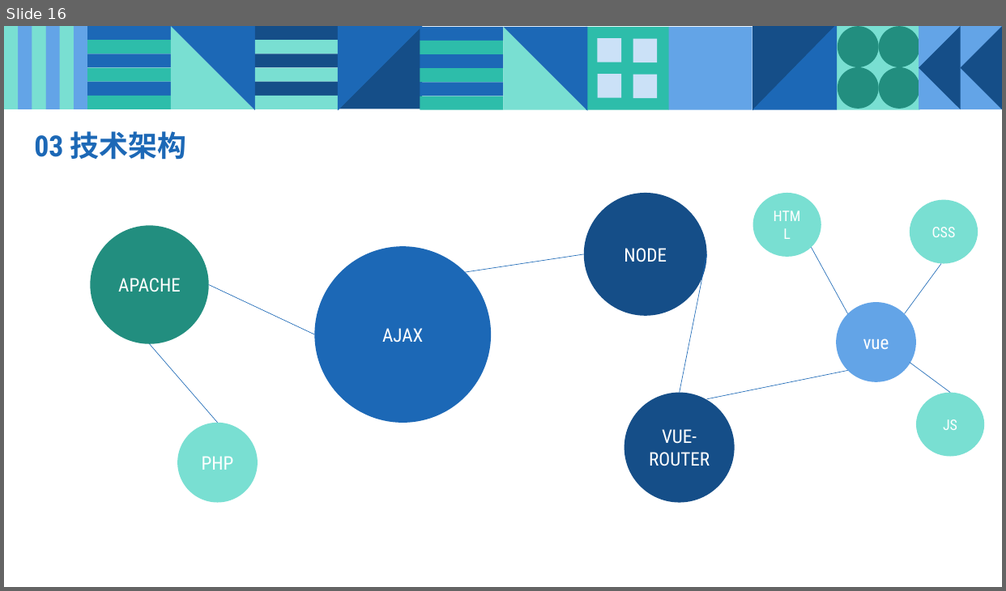
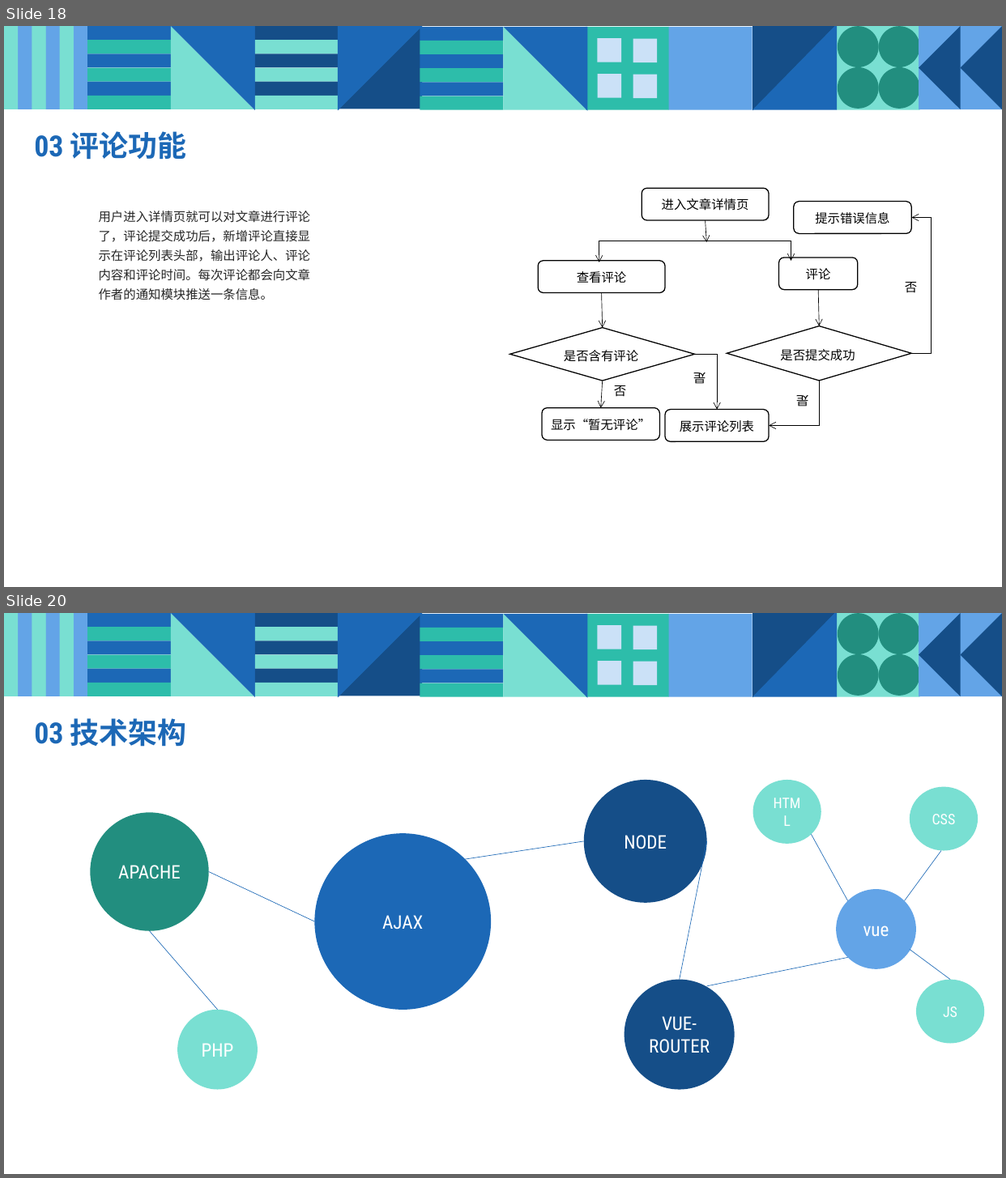
Before and after one commit to mytac/blog-system-with-vue, a slide deck: 附件/EC012359BBDB9B6890A962B992947272.pptx. Shown one above the other, each under a label of ours: slide 16 before the commit, slides 18 and 20 after it; the slides between them are not shown. The pictures are 1006x591 and 1006x1178 pixels, drawn with LibreOffice and Linux fonts; fonts in the diff are those of the drawing. Boxes give left, top, right and bottom in pixels: in the first picture for what was removed or moved away, otherwise in the second. Text is boxed around its words. In the diff, an @@ line names an element or a change of style, - is before the commit and + after.

Commit message:
增加通知请求

```diff
--- a/附件/EC012359BBDB9B6890A962B992947272.pptx
+++ b/附件/EC012359BBDB9B6890A962B992947272.pptx
@@ slide 18 added at <box>4,26,1002,587</box>, background #FFFFFF; not listed: 47 template elements that a slide beside it also shows @@
@@ text added at <box>34,131,187,160</box>, 28 pt, text #1C68B6, bold @@
+03 评论功能
@@ text added at <box>99,211,311,281</box>, 12 pt, text #262626 @@
+用户进入详情页就可以对文章进行评论了，评论提交成功后，新增评论直接显示在评论列表头部，输出评论人、评论内容和评论时间。每次评论都会向文章作者的通知模块推送一条信息。
@@ group added at <box>510,189,931,442</box>: 6 rounded rectangles, 4 arrows, 4 texts, 3 elbow arrows, 2 diamonds, 1 elbow double arrow @@
+进入文章详情页
+查看评论
+是否含有评论
+评论
+显示“暂无评论”
+展示评论列表
+是否提交成功
+提示错误信息
+是
+是
+否
+否
@@ what was slide 16 is now slide 20 @@
```
Also in this commit, not shown: 1 slide changed, 3 other slides added, 3 other files.
